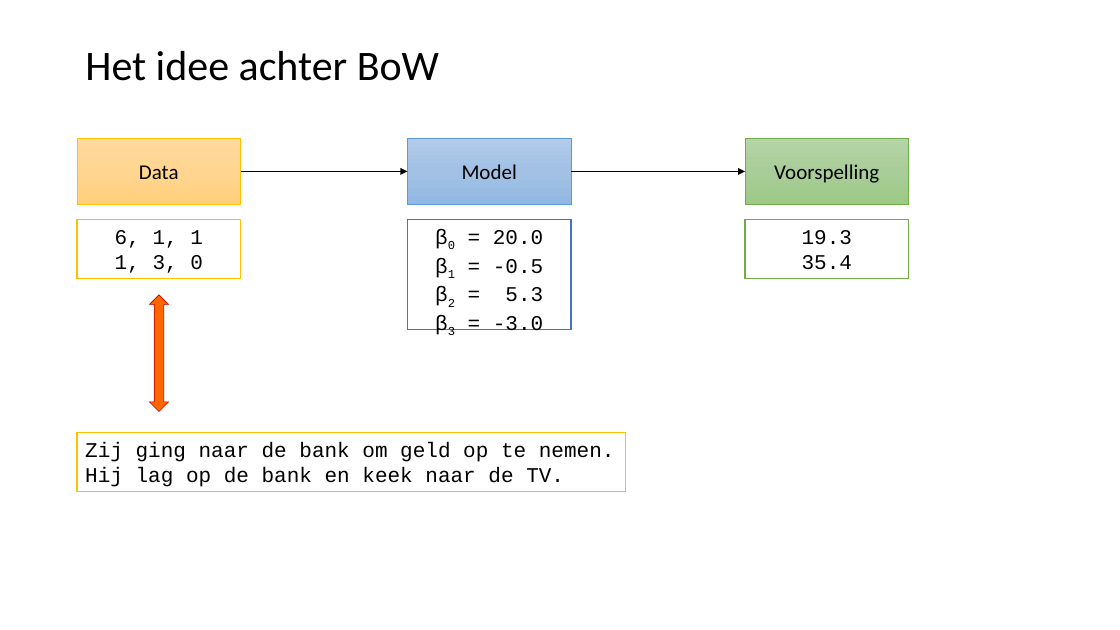
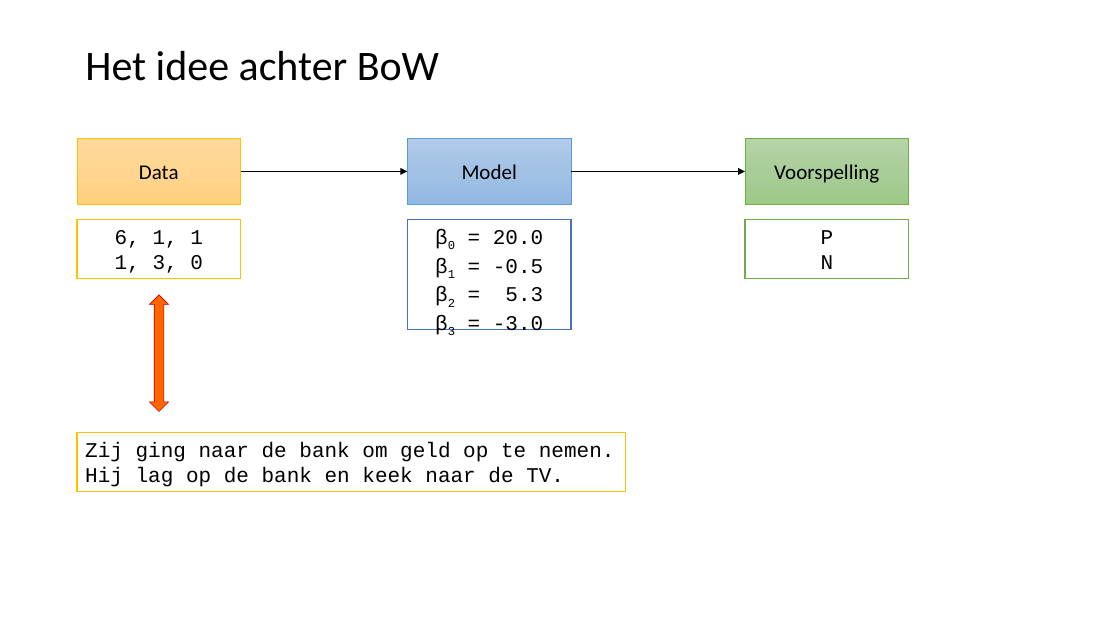
Before and after one commit to LFKoning/knowledge-sharing, a slide deck: slide 35 of python_trainees/5_nlp/python_traineeship_5.pptx. Drawn at 1120x630 pixels with LibreOffice and Linux fonts; fonts in the diff are those of the drawing. Boxes give left, top, right and bottom in pixels: in the first picture for what was removed or moved away, otherwise in the second. Text is boxed around its words. In the diff, an @@ line names an element or a change of style, - is before the commit and + after.

```diff
--- a/python_trainees/5_nlp/python_traineeship_5.pptx
+++ b/python_trainees/5_nlp/python_traineeship_5.pptx
@@ text in rectangle at (x1=821, y1=230, x2=834, y2=269): text changed @@
-19.3
-35.4
+P
+N
```
Also in this commit, not shown: 16 other slides changed, 9 other files.
